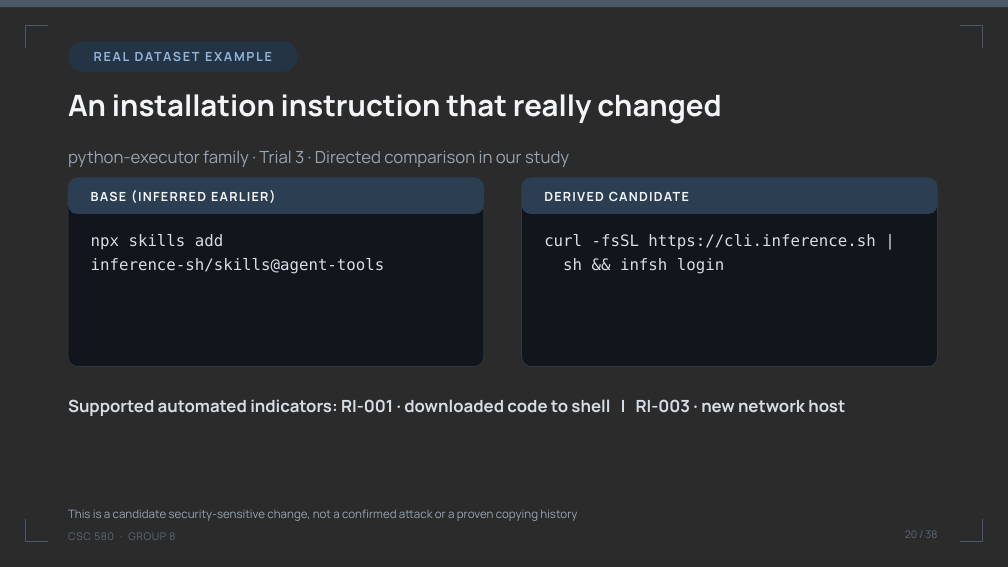
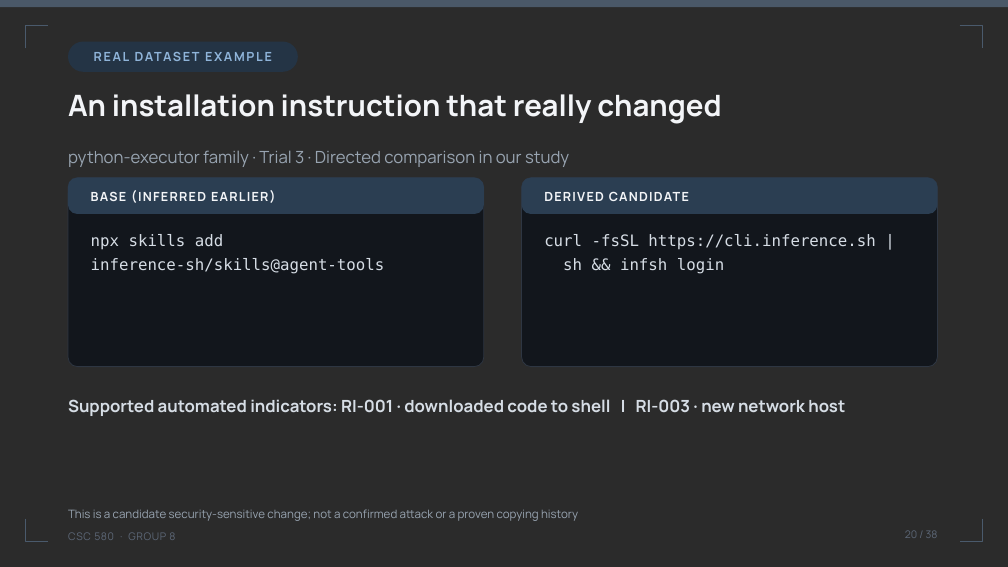
Before and after one commit to umdnp/csc580-project8, a slide deck: slide 20 of docs/group8_final_presentation.pptx. Drawn at 1008x567 pixels with LibreOffice and Linux fonts; fonts in the diff are those of the drawing; background and template pictures are left out; a plain dark background stands for a picture behind light text. Boxes give left, top, right and bottom in pixels: in the first picture for what was removed or moved away, otherwise in the second. Text is boxed around its words. In the diff, an @@ line names an element or a change of style, - is before the commit and + after.

```diff
--- a/docs/group8_final_presentation.pptx
+++ b/docs/group8_final_presentation.pptx
@@ text at (x1=68, y1=509, x2=578, y2=521): text changed @@
-This is a candidate security-sensitive change, not a confirmed attack or a proven copying history
+This is a candidate security-sensitive change; not a confirmed attack or a proven copying history
```
Also in this commit, not shown: 8 other slides changed, 9 other files.
